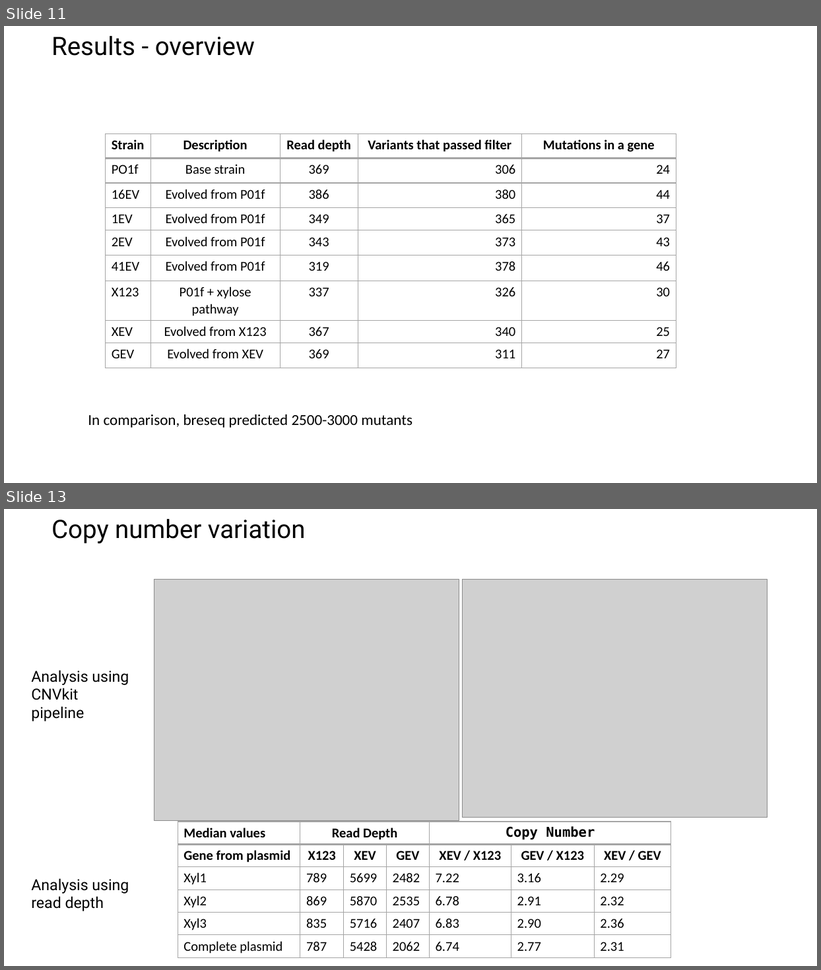
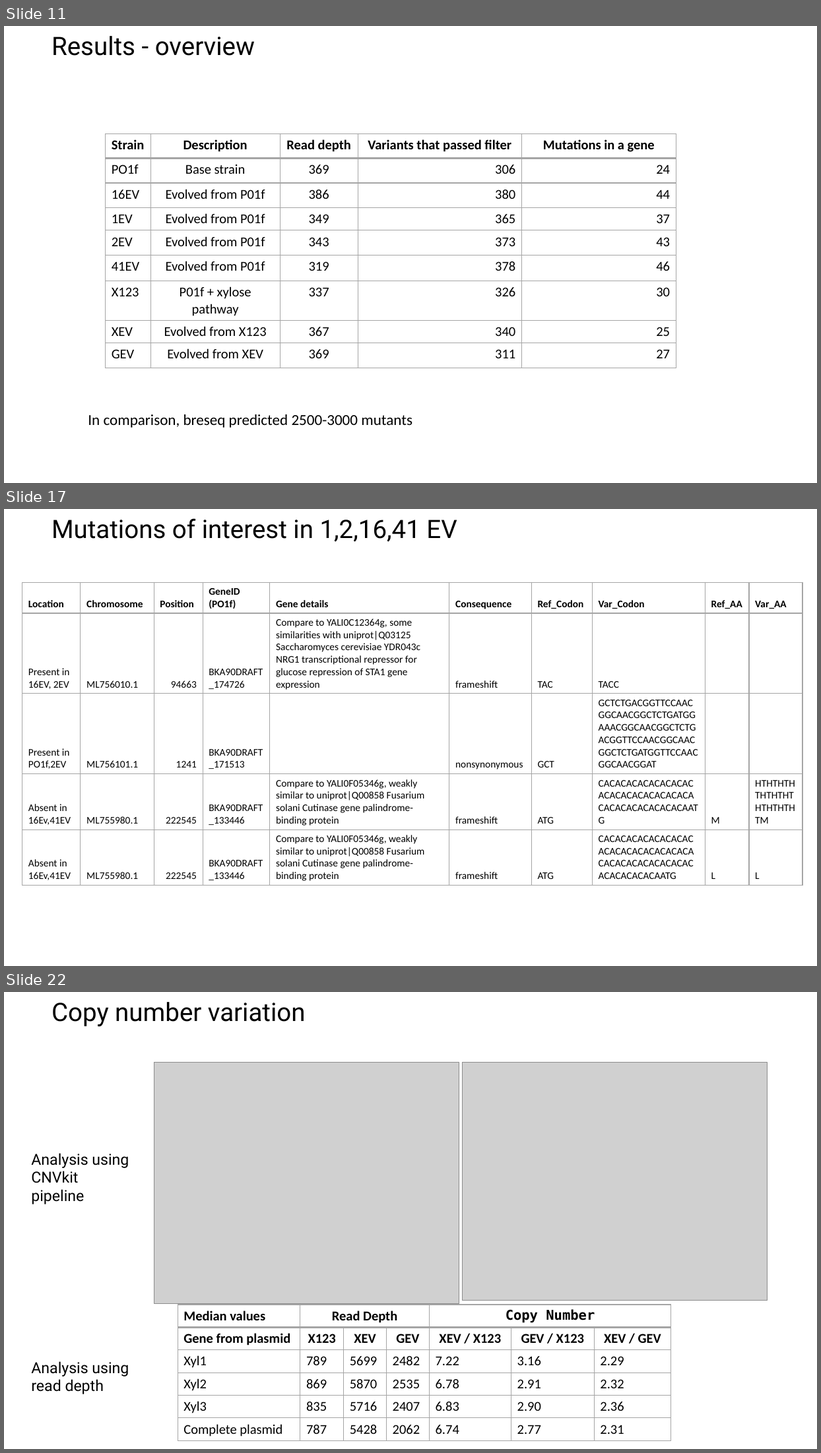
Before and after one commit to raogroupuiuc/yl_variantcalling, a slide deck: 20210511 Update - DNAseq YL.pptx. Shown one above the other, each under a label of ours: slides 11 and 13 before the commit, slides 11, 17 and 22 after it; the slides between them are not shown. The pictures are 821x970 and 821x1453 pixels, drawn with LibreOffice and Linux fonts; fonts in the diff are those of the drawing; grey boxes stand for pictures; background and template pictures are left out. Boxes give left, top, right and bottom in pixels: in the first picture for what was removed or moved away, otherwise in the second. Text is boxed around its words. In the diff, an @@ line names an element or a change of style, - is before the commit and + after.

Commit message:
added mutation location in CDS and updated ppt

```diff
--- a/20210511 Update - DNAseq YL.pptx
+++ b/20210511 Update - DNAseq YL.pptx
@@ slide 17 added at (x1=4, y1=509, x2=817, y2=966), background picture (left out) @@
@@ title added at (x1=52, y1=518, x2=457, y2=542), 30 pt, text #000000 @@
+Mutations of interest in 1,2,16,41 EV
@@ table added at (x1=22, y1=582, x2=803, y2=884), 5 rows, 10 columns @@
+Location | Chromosome | Position | GeneID (PO1f) | Gene details | Consequence | Ref_Codon | Var_Codon | Ref_AA | Var_AA
+Present in / 16EV, 2EV | ML756010.1 | 94663 | BKA90DRAFT_174726 | Compare to YALI0C12364g, some similarities with uniprot|Q03125 Saccharomyces cerevisiae YDR043c NRG1 transcriptional repressor for glucose repression of STA1 gene expression | frameshift | TAC | TACC |  | 
+Present in / PO1f,2EV | ML756101.1 | 1241 | BKA90DRAFT_171513 |  | nonsynonymous | GCT | GCTCTGACGGTTCCAACGGCAACGGCTCTGATGGAAACGGCAACGGCTCTGACGGTTCCAACGGCAACGGCTCTGATGGTTCCAACGGCAACGGAT |  | 
+Absent in / 16Ev,41EV | ML755980.1 | 222545 | BKA90DRAFT_133446 | Compare to YALI0F05346g, weakly similar to uniprot|Q00858 Fusarium solani Cutinase gene palindrome-binding protein | frameshift | ATG | CACACACACACACACACACACACACACACACACACACACACACACACACAATG | M | HTHTHTHTHTHTHTHTHTHTHTM
+Absent in / 16Ev,41EV | ML755980.1 | 222545 | BKA90DRAFT_133446 | Compare to YALI0F05346g, weakly similar to uniprot|Q00858 Fusarium solani Cutinase gene palindrome-binding protein | frameshift | ATG | CACACACACACACACACACACACACACACACACACACACACACACACACACACACACACACAATG | L | L
@@ what was slide 13 is now slide 22 @@
```
Also in this commit, not shown: 9 other slides added, 1 slide removed, 1 other file.
